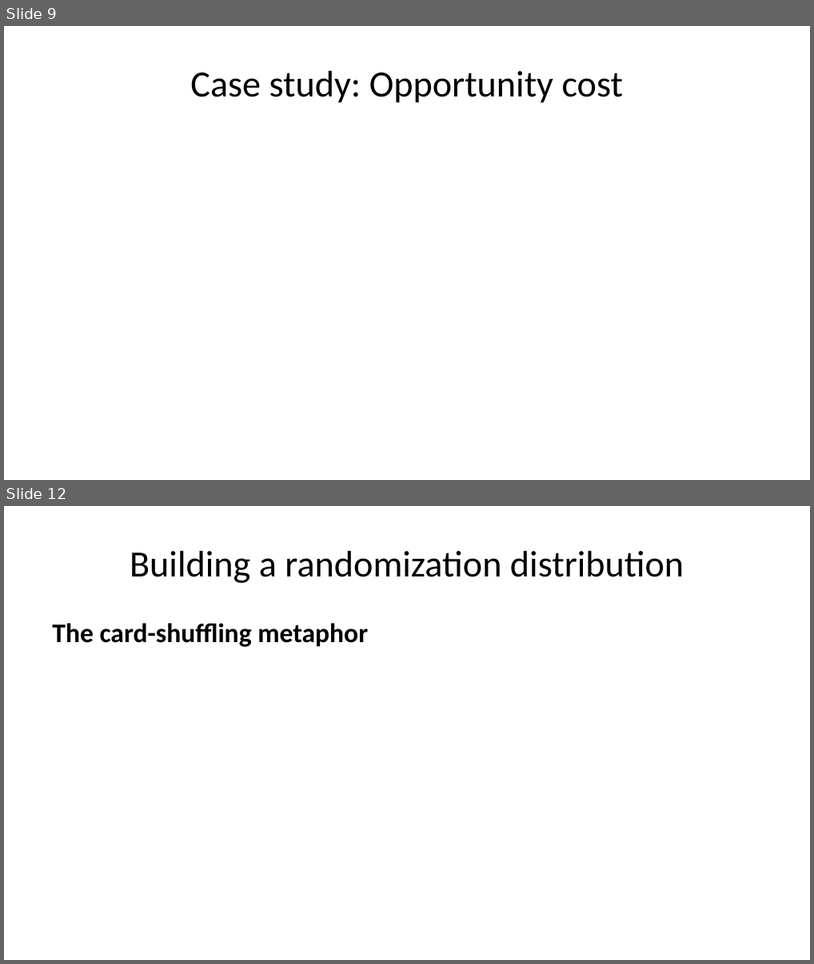
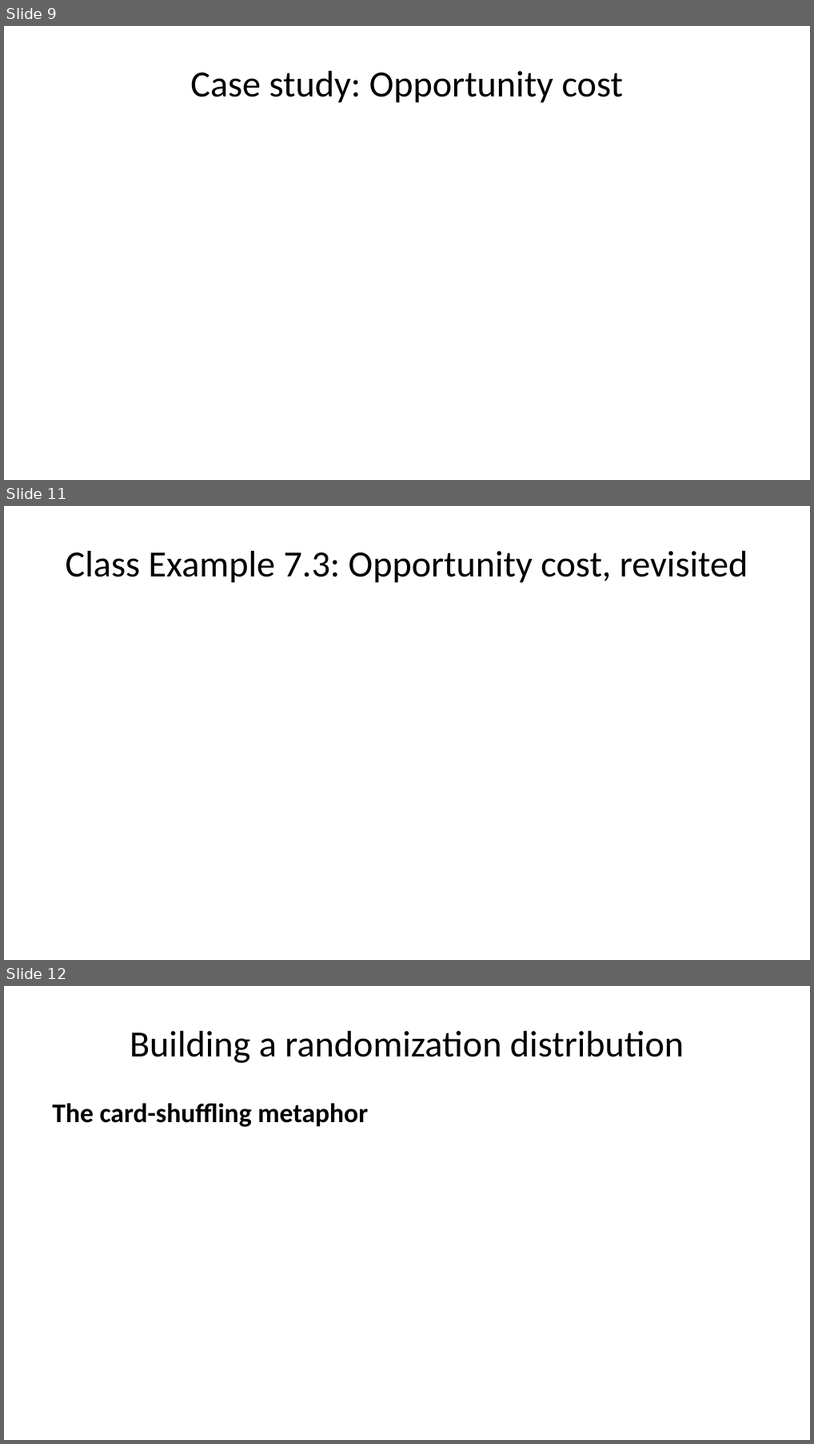
Before and after one commit to DataScienceUWL/DataScienceUWL.github.io, a slide deck: STAT145/resources-2027/randomization/slides.pptx. Shown one above the other, each under a label of ours: slides 9 and 12 before the commit, slides 9, 11 and 12 after it; the slides between them are not shown. The pictures are 814x964 and 814x1444 pixels, drawn with LibreOffice and Linux fonts; fonts in the diff are those of the drawing. Boxes give left, top, right and bottom in pixels: in the first picture for what was removed or moved away, otherwise in the second. Text is boxed around its words. In the diff, an @@ line names an element or a change of style, - is before the commit and + after.

```diff
--- a/STAT145/resources-2027/randomization/slides.pptx
+++ b/STAT145/resources-2027/randomization/slides.pptx
@@ slide 11 added at (4,506,810,960), background #FFFFFF @@
@@ title added at (66,551,749,583), 33 pt, text #000000 @@
+Class Example 7.3: Opportunity cost, revisited
```
Also in this commit, not shown: 14 slides changed, 2 other slides added, 3 slides removed, 12 other files.
